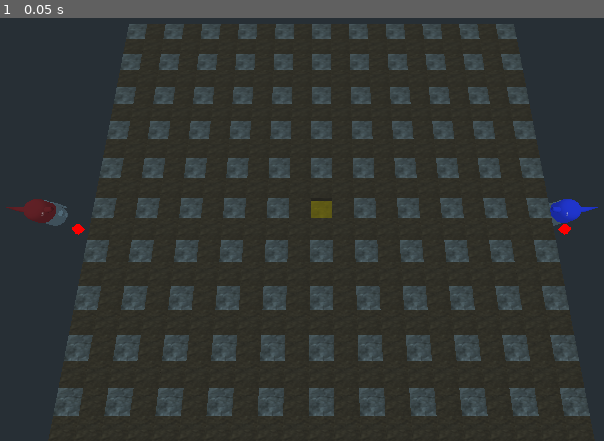
Above: before the commit, frame 1.
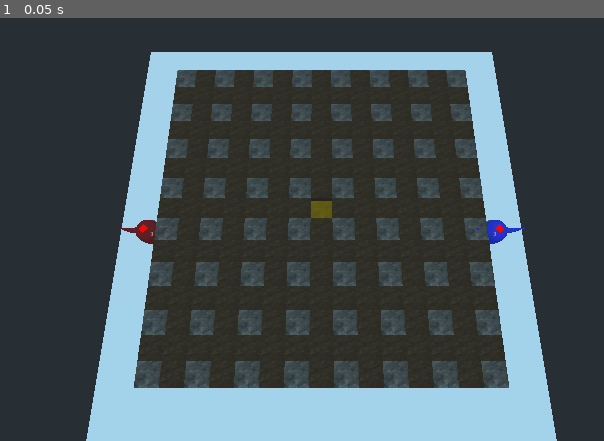
Above: after the commit, the same moment.

Repository: voidexp/ggj23
Game: Godot game, scene res://main.tscn
Two runs of this game, one before a commit and one after it. Both use one fixed random seed, a clock stepped at 60 frames per second and the inputs below.
Inputs:
- Up to frame 1 (0.05 s): no input

The runs differ from the first frame. In frame 1, 43% of the frame differs, in the area x 0-100%, y 1-100%.

Commit message:
Positioning of players

Diff:
--- a/game/level_map.gd
+++ b/game/level_map.gd
@@ -10,14 +10,19 @@
 export var row_count = 21
 
 var player1_root
+var player1_root_id
+var player1_position
+
 var player2_root
+var player2_root_id
+var player2_position
+
 var gold_position
 var gold_block_id
 
-var player1_root_id
-var player2_root_id
+const GROUND_THICKNESS = 0.1
+const DEFAULT_Y = 0.0
 
-const GROUND_THICKNESS = 0.1
 var BLOCK_TYPES_MAP = {
 	BLOCK_TYPE.SOIL: soil_block,
 	BLOCK_TYPE.ROCK: rock_block,
@@ -37,9 +42,11 @@
 		var neigbour_id = __get_block_id(neighbour.x, neighbour.y)
 		__a_star.connect_points(curr_block_id, neigbour_id)
 	for player_root_id in [player1_root_id, player2_root_id]:
-		print('checkin path for %d, %d' % [gold_block_id, player_root_id])
 		var path = __a_star.get_id_path(gold_block_id, player_root_id)
 		__draw_path(path)
+
+func get_player_positions():
+	return [to_global(player1_position), to_global(player2_position)]
 
 func __draw_path(path):
 	for block_id in path:
@@ -51,7 +58,7 @@
 	__init_block_types()
 	__init_ground()
 	__generate_tiles()
-	__generate_bases()
+	__init_players()
 
 func __init_vars():
 	player1_root = Vector2(0, int(row_count / 2) + 1)
@@ -104,11 +111,22 @@
 	var ground_size = Vector3(col_count / 2, GROUND_THICKNESS / 2, row_count / 2)
 	$Ground/CollisionShape.shape.extents = ground_size
 
-func __generate_bases():
+func __init_players():
 	player1_root_id = __get_block_id(player1_root.x, player1_root.y)
 	player2_root_id = __get_block_id(player2_root.x, player2_root.y)
-	__draw_debug_sphere(Vector2(player1_root.x - 1, player1_root.y))
-	__draw_debug_sphere(Vector2(player2_root.x + 1, player2_root.y))
+
+	var player1_grid_pos = Vector2(player1_root.x - 1, player1_root.y)
+	var player2_grid_pos = Vector2(player2_root.x + 1, player2_root.y)
+
+	__draw_debug_sphere(player1_grid_pos)
+	__draw_debug_sphere(player2_grid_pos)
+
+	player1_position = __grid_pos_to_real_pos(player1_grid_pos)
+	player2_position = __grid_pos_to_real_pos(player2_grid_pos)
+
+func __grid_pos_to_real_pos(grid_position):
+	print_debug('----------------grid_to_pos', grid_position, Vector3(grid_position.x - col_count / 2, DEFAULT_Y, grid_position.y - row_count / 2))
+	return Vector3(grid_position.x - col_count / 2, DEFAULT_Y, grid_position.y - row_count / 2)
 
 func __get_block_id(col_id, row_id):
 	return row_id * col_count + col_id
--- a/game/level_map_root.tscn
+++ b/game/level_map.tscn
@@ -12,7 +12,7 @@
 [sub_resource type="CubeMesh" id=5]
 size = Vector3( 20, 0.1, 20 )
 
-[node name="LevelMapRoot" type="Spatial"]
+[node name="LevelMap" type="Spatial"]
 script = ExtResource( 1 )
 soil_block = ExtResource( 4 )
 rock_block = ExtResource( 3 )
--- /dev/null
+++ b/game/main.gd
@@ -0,0 +1,19 @@
+extends Spatial
+
+
+# Declare member variables here. Examples:
+# var a = 2
+# var b = "text"
+
+
+# Called when the node enters the scene tree for the first time.
+func _ready():
+	var player_positions = $LevelMap.get_player_positions()
+	print('----------players positions', player_positions)
+	$Player1.transform.origin = player_positions[0]
+	$Player2.transform.origin = player_positions[1]
+
+
+# Called every frame. 'delta' is the elapsed time since the previous frame.
+#func _process(delta):
+#	pass
--- a/game/main.tscn
+++ b/game/main.tscn
@@ -1,13 +1,15 @@
-[gd_scene load_steps=7 format=2]
+[gd_scene load_steps=8 format=2]
 
 [ext_resource path="res://player.tscn" type="PackedScene" id=1]
-[ext_resource path="res://level_map_root.tscn" type="PackedScene" id=2]
+[ext_resource path="res://level_map.tscn" type="PackedScene" id=2]
 [ext_resource path="res://camera.gd" type="Script" id=3]
 [ext_resource path="res://audio/Synth.ogg" type="AudioStream" id=4]
 [ext_resource path="res://audio/BASS.ogg" type="AudioStream" id=5]
 [ext_resource path="res://audio/DRUMS.ogg" type="AudioStream" id=6]
+[ext_resource path="res://main.gd" type="Script" id=7]
 
 [node name="Spatial" type="Spatial"]
+script = ExtResource( 7 )
 
 [node name="Player1" parent="." instance=ExtResource( 1 )]
 transform = Transform( 1, 0, 0, 0, 1, 0, 0, 0, 1, -13.3383, 0, 0 )
@@ -20,7 +22,9 @@
 player_seat = 2
 speed = 2
 
-[node name="LevelMapRoot" parent="." instance=ExtResource( 2 )]
+[node name="LevelMap" parent="." instance=ExtResource( 2 )]
+col_count = 15
+row_count = 15
 
 [node name="Camera" type="Camera" parent="."]
 transform = Transform( 1, 0, 0, 0, -4.37114e-08, 1, 0, -1, -4.37114e-08, 0, 15.6395, 4.23003 )
